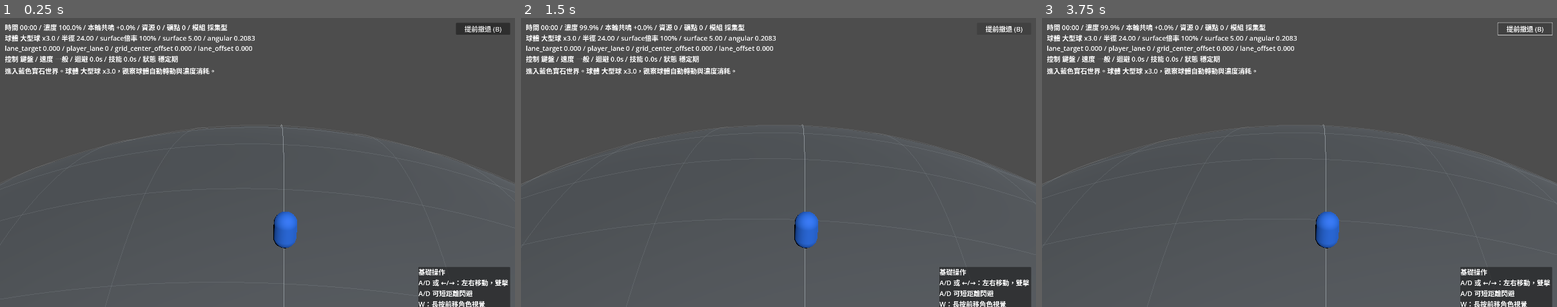
Above: before the commit, frames 1-3 (left to right).
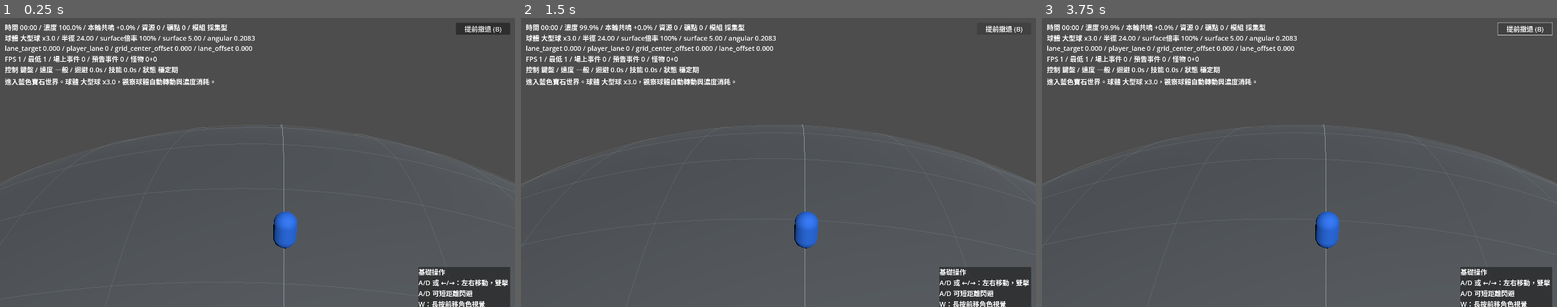
Above: after the commit, the same moments.

Repository: ttww14700-tech/GodotProject-AstralEcho
Game: Godot game, scene res://scenes/RunWorld.tscn
Two runs of this game, one before a commit and one after it. Both use one fixed random seed, a clock stepped at 60 frames per second and the inputs below. This scene is started directly instead of the project's main scene.
Inputs:
- Up to frame 1 (0.25 s): no input
- Up to frame 2 (1.5 s): click "提前撤退 (B)" at 0.5 s; tap Enter at 1.25 s; hold D (move_right) from 1.28 s (still down); hold W (camera_push_forward) from 1.28 s (still down)
- Up to frame 3 (3.75 s): tap Space (dodge) at 2, 2.1, 3.5 s; release D (move_right) at 2.03 s; release W (camera_push_forward) at 2.03 s; hold S (slow_down) 2.03-2.78 s; tap Enter at 2.75 s; hold D (move_right) 2.78-3.53 s; tap B (retreat) at 2.85 s; hold Up from 3.53 s (still down); tap W (camera_push_forward) at 3.6 s

The runs differ from the first frame. In frame 1, 1.7% of the frame differs, in the area x 1-42%, y 12-24%; in frame 2, 1.7%; in frame 3, 1.7%.

Commit message:
Tune RunWorld monster spawning

Diff:
--- a/scenes/Hub.tscn
+++ b/scenes/Hub.tscn
@@ -78,7 +78,6 @@
 hub_camera_screen_offset_y = 0.0
 hub_camera_fov = 35.0
 show_hub_placement_plane_debug = false
-show_hub_grid_alignment_debug = true
 
 [node name="HubSphereController" type="Node3D" parent="." unique_id=233989926]
 script = ExtResource("2")
--- a/scripts/GameState.gd
+++ b/scripts/GameState.gd
@@ -6,22 +6,22 @@
 	"gather": {
 		"name": "採集型",
 		"description": "提高資源點與礦點傾向，適合穩定累積素材。",
-		"weights": {"resource": 1.55, "mine": 1.74, "monster": 0.85, "memory": 0.95}
+		"weights": {"resource": 1.55, "mine": 1.74, "monster": 1.2, "memory": 0.95}
 	},
 	"combat": {
 		"name": "戰鬥型",
 		"description": "提高怪物與危險事件傾向，適合測試戰鬥收益。",
-		"weights": {"resource": 0.9, "mine": 0.9, "monster": 1.65, "memory": 0.95}
+		"weights": {"resource": 0.9, "mine": 0.9, "monster": 2.2, "memory": 0.95}
 	},
 	"explore": {
 		"name": "探索型",
 		"description": "提高記憶碎片與線索傾向，適合推進世界復原。",
-		"weights": {"resource": 1.0, "mine": 0.9, "monster": 0.9, "memory": 1.7}
+		"weights": {"resource": 1.0, "mine": 0.9, "monster": 1.15, "memory": 1.7}
 	},
 	"danger": {
 		"name": "危險期型",
 		"description": "提高後段高風險收益，適合撐進低濃度階段。",
-		"weights": {"resource": 0.9, "mine": 1.0, "monster": 1.25, "memory": 1.2}
+		"weights": {"resource": 0.9, "mine": 1.0, "monster": 1.8, "memory": 1.2}
 	}
 }
 
--- a/scripts/RunWorld.gd
+++ b/scripts/RunWorld.gd
@@ -16,10 +16,16 @@
 const GRID_RADIUS_OFFSET := 0.018
 const GIANT_RESONANCE_STEP := 10.0
 const GIANT_MONSTER_SCALE := 2.5
+const MONSTER_GROUP_MIN_COUNT := 2
+const MONSTER_GROUP_MAX_COUNT := 5
+const MONSTER_SCATTER_NEAR_CHANCE := 0.65
+const MONSTER_SCATTER_NEAR_RADIUS_RATIO := 0.18
+const MONSTER_SCATTER_FAR_RADIUS_RATIO := 0.55
 const NORMAL_MONSTER_MIN_SCALE := 1.1
 const NORMAL_MONSTER_MAX_SCALE := 1.5
 const EVENT_SPAWN_ANGLE := -0.9
 const EVENT_GROUP_ANGLE_STEP := 0.08
+const RUN_PERFORMANCE_SAMPLE_INTERVAL := 0.35
 const WORLD_SIZE_OPTIONS := [
 	{"name": "小型球", "scale": 1.3},
 	{"name": "中型球", "scale": 2.2},
@@ -99,6 +105,9 @@
 var control_scheme := "keyboard"
 var current_surface_speed := 0.0
 var current_world_rotation_speed := 0.0
+var fps_display := 0.0
+var lowest_fps_display := INF
+var performance_sample_timer := 0.0
 var current_world_size_name := "小型球"
 var current_world_scale := 1.0
 var current_world_radius := WORLD_RADIUS
@@ -164,6 +173,7 @@
 	_update_run(delta)
 	_update_events(delta)
 	_update_visuals(delta)
+	_update_performance_debug(delta)
 	_update_hud()
 
 
@@ -985,7 +995,7 @@
 	var control_text := "鍵盤" if control_scheme == "keyboard" else "滑鼠"
 	var slow_text := "慢速中" if Input.is_action_pressed("slow_down") else "一般"
 	var surface_speed_multiplier := _get_surface_speed_multiplier()
-	hud_label.text = "時間 %s / 濃度 %.1f%% / 本輪共鳴 +%.1f%% / 資源 %d  …(129 unchanged characters)… _center_offset %.3f / lane_offset %.3f\n控制 %s / 速度 %s / 迴避 %.1fs / 技能 %.1fs / 狀態 %s" % [
+	hud_label.text = "時間 %s / 濃度 %.1f%% / 本輪共鳴 +%.1f%% / 資源 %d  …(129 unchanged characters)… _center_offset %.3f / lane_offset %.3f\nFPS %.0f / 最低 %.0f / 場上事件 %d / 預告事件 %d / 怪物 %d+%d\n控制 %s / 速度 %s / 迴避 %.1fs / 技能 %.1fs / 狀態 %s" % [
 		_format_time(elapsed),
 		concentration,
 		resonance_gained,
@@ -1002,6 +1012,12 @@
 		player_lane,
 		_grid_center_offset(),
 		_lane_center_offset(),
+		fps_display,
+		lowest_fps_display if lowest_fps_display < INF else fps_display,
+		active_events.size(),
+		preview_event_queue.size(),
+		_count_active_events_of_type("monster"),
+		_count_preview_events_of_type("monster"),
 		control_text,
 		slow_text,
 		dodge_cooldown,
@@ -1013,7 +1029,7 @@
 func _spawn_event() -> void:
 	var event_type := _pick_event_type()
 	if event_type == "monster":
-		var group_count := randi_range(1, 3)
+		var group_count := randi_range(MONSTER_GROUP_MIN_COUNT, MONSTER_GROUP_MAX_COUNT)
 		var group_id := _next_preview_group_id()
 		for index in group_count:
 			var lane := randi_range(-1, 1)
@@ -1032,8 +1048,10 @@
 func _queue_preview_event(event_type: String, lane: int, is_giant := false, group_id := 0, group_member_index := 0, angle_offset := 0.0) -> void:
 	preview_event_serial += 1
 	var size_multiplier := 1.0
+	var spawn_x: Variant = null
 	if event_type == "monster":
 		size_multiplier = GIANT_MONSTER_SCALE if is_giant else randf_range(NORMAL_MONSTER_MIN_SCALE, NORMAL_MONSTER_MAX_SCALE)
+		spawn_x = _random_monster_spawn_x(lane)
 	var max_preview_angle := _resolved_event_preview_lead_angle()
 	var spawn_angle := EVENT_SPAWN_ANGLE + angle_offset
 	var grid_cell := _create_event_preview_grid_cell(lane, spawn_angle)
@@ -1054,6 +1072,7 @@
 		"angle_offset": angle_offset,
 		"handoff_state": "queued",
 		"handoff_alpha": 1.0,
+		"spawn_x": spawn_x,
 		"size_multiplier": size_multiplier,
 		"color": _event_color(event_type)
 	}
@@ -1082,12 +1101,13 @@
 		float(preview_event.get("spawn_angle", EVENT_SPAWN_ANGLE)),
 		bool(preview_event.get("is_giant", false)),
 		float(preview_event.get("size_multiplier", 1.0)),
-		grid_cell
+		grid_cell,
+		preview_event.get("spawn_x", null)
 	)
 	preview_event_queue.erase(preview_event)
 
 
-func _create_event(event_type: String, lane: int, angle: float, is_giant := false, size_multiplier := 0.0, grid_cell: Dictionary = {}) -> void:
+func _create_event(event_type: String, lane: int, angle: float, is_giant := false, size_multiplier := 0.0, grid_cell: Dictionary = {}, spawn_x: Variant = null) -> void:
 	event_serial += 1
 	var marker: Node3D
 	if event_type == "monster":
@@ -1110,11 +1130,12 @@
 	var resolved_grid_cell := grid_cell.duplicate(true)
 	if resolved_grid_cell.is_empty():
 		resolved_grid_cell = _create_event_preview_grid_cell(lane, angle)
-	var start_x := float(resolved_grid_cell.get("x", float(lane) * _lane_step()))
+	var start_x := _resolve_event_spawn_x(event_type, lane, resolved_grid_cell, spawn_x)
 	var start_angle := float(resolved_grid_cell.get("spawn_angle", angle))
+	var start_lane := clampi(roundi(start_x / _lane_step()), -1, 1)
 	var event := {
 		"type": event_type,
-		"lane": lane,
+		"lane": start_lane,
 		"x": start_x,
 		"angle": start_angle,
 		"node": marker,
@@ -1124,6 +1145,45 @@
 	active_events.append(event)
 	_position_event(event)
 	_print_event_preview_active_spawn_debug(event)
+
+
+func _resolve_event_spawn_x(event_type: String, lane: int, grid_cell: Dictionary, spawn_x: Variant) -> float:
+	if event_type == "monster" and (typeof(spawn_x) == TYPE_FLOAT or typeof(spawn_x) == TYPE_INT):
+		return clampf(float(spawn_x), -_player_move_limit(), _player_move_limit())
+	return float(grid_cell.get("x", float(lane) * _lane_step()))
+
+
+func _random_monster_spawn_x(lane: int) -> float:
+	var base_x := _lane_center_x(lane)
+	var move_limit := _player_move_limit()
+	var min_offset := -move_limit - base_x
+	var max_offset := move_limit - base_x
+	var lane_step := _lane_step()
+	var near_radius := lane_step * MONSTER_SCATTER_NEAR_RADIUS_RATIO
+	var far_radius := lane_step * MONSTER_SCATTER_FAR_RADIUS_RATIO
+
+	if randf() <= MONSTER_SCATTER_NEAR_CHANCE:
+		return base_x + randf_range(maxf(-near_radius, min_offset), minf(near_radius, max_offset))
+
+	var far_offset := _random_monster_far_offset(near_radius, far_radius, min_offset, max_offset)
+	return base_x + far_offset
+
+
+func _random_monster_far_offset(near_radius: float, far_radius: float, min_offset: float, max_offset: float) -> float:
+	var left_capacity := -min_offset
+	var right_capacity := max_offset
+	var can_scatter_left := left_capacity > near_radius
+	var can_scatter_right := right_capacity > near_radius
+	if not can_scatter_left and not can_scatter_right:
+		return randf_range(maxf(-near_radius, min_offset), minf(near_radius, max_offset))
+
+	var scatter_right := can_scatter_right
+	if can_scatter_left and can_scatter_right:
+		scatter_right = randf() < 0.5
+
+	if scatter_right:
+		return randf_range(near_radius, minf(far_radius, right_capacity))
+	return -randf_range(near_radius, minf(far_radius, left_capacity))
 
 
 func _position_event(event: Dictionary) -> void:
@@ -1215,18 +1275,18 @@
 	var weights: Dictionary = GameState.get_selected_module_data()["weights"].duplicate(true)
 	var minute := elapsed / 60.0
 	if minute < 1.0:
-		weights = {"resource": 1.6, "mine": 0.7, "monster": 0.45, "memory": 0.45}
+		weights = {"resource": 1.6, "mine": 0.7, "monster": 0.6, "memory": 0.45}
 	elif minute >= 4.0 and minute < 6.0:
 		weights["mine"] *= 1.45
-		weights["monster"] *= 1.25
+		weights["monster"] *= 1.45
 	elif minute >= 6.0 and minute < 8.0:
 		weights["memory"] *= 1.85
 	elif minute >= 8.0:
-		weights["monster"] *= 1.35
+		weights["monster"] *= 1.65
 		weights["memory"] *= 1.25
 	if entered_danger:
 		weights["resource"] *= 0.55
-		weights["monster"] *= 1.8
+		weights["monster"] *= 2.2
 		weights["memory"] *= 1.35
 		weights["mine"] *= 1.25
 
@@ -1239,6 +1299,31 @@
 		if roll <= 0.0:
 			return key
 	return "resource"
+
+
+func _update_performance_debug(delta: float) -> void:
+	performance_sample_timer -= delta
+	if performance_sample_timer > 0.0:
+		return
+	performance_sample_timer = RUN_PERFORMANCE_SAMPLE_INTERVAL
+	fps_display = float(Engine.get_frames_per_second())
+	lowest_fps_display = minf(lowest_fps_display, fps_display)
+
+
+func _count_active_events_of_type(event_type: String) -> int:
+	var count := 0
+	for event in active_events:
+		if String(event.get("type", "")) == event_type:
+			count += 1
+	return count
+
+
+func _count_preview_events_of_type(event_type: String) -> int:
+	var count := 0
+	for event in preview_event_queue:
+		if String(event.get("type", "")) == event_type:
+			count += 1
+	return count
 
 
 func _remove_event(event: Dictionary) -> void:
